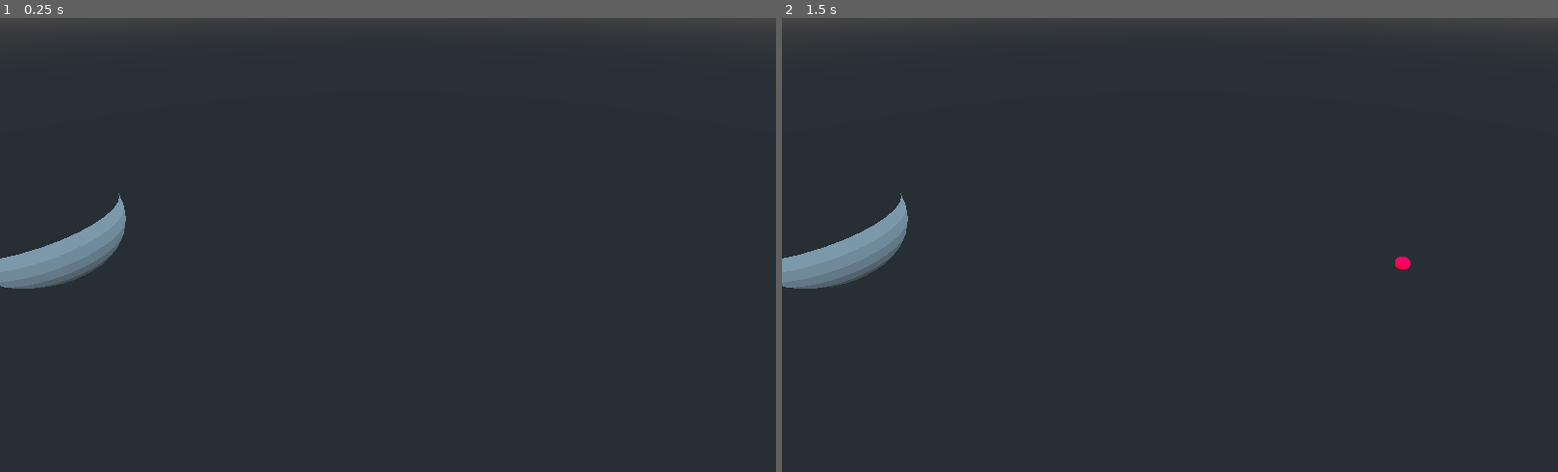
Above: before the commit, frames 1-2 (left to right).
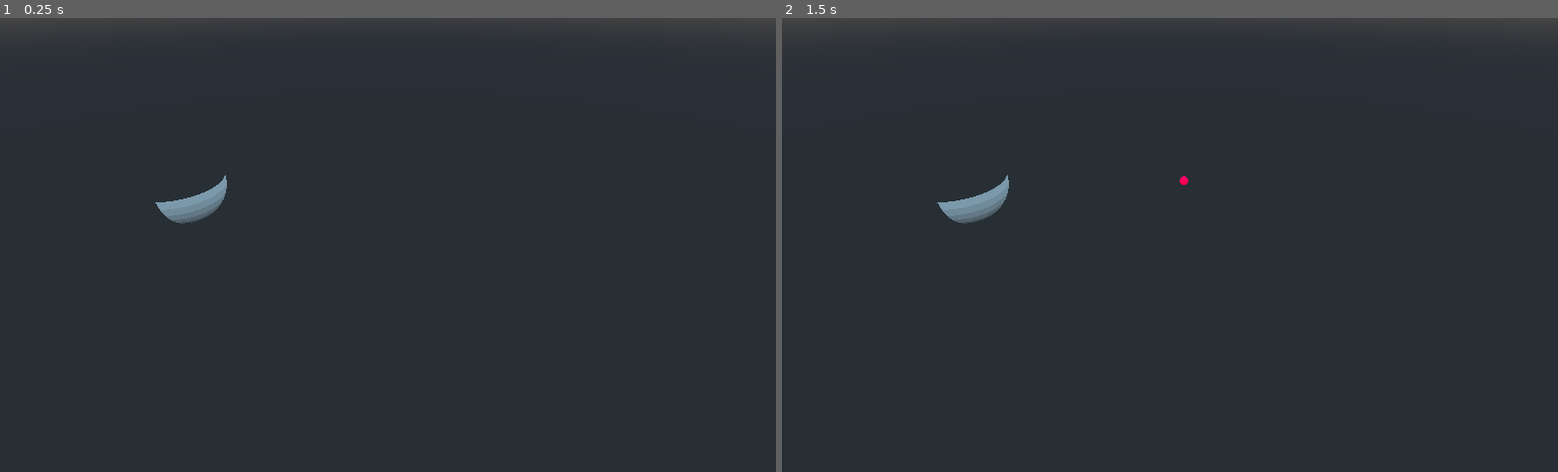
Above: after the commit, the same moments.

Repository: janmagtoast/Godot_Custom_Area_based_CD
Game: Godot game, scene res://Yes.tscn
Same seed, same stepped clock (60 frames per second), same inputs: the game is played once before the commit and once after it.
Inputs:
- Up to frame 1 (0.25 s): no input
- Up to frame 2 (1.5 s): tap Enter (ui_accept) at 0.5, 0.77, 1.25 s

The runs differ from the first frame. In frame 1, 1.9% of the frame differs, in the area x 0-30%, y 34-60%; in frame 2, 1.9%, in the area x 0-81%, y 34-60%.

Commit message:
Doin work

Diff:
--- a/Area.gd
+++ b/Area.gd
@@ -5,14 +5,17 @@
 	if Input.is_action_just_pressed("ui_accept"):
 		_make_readable()
 
+
 func _make_readable():
+	#var world = get_world().direct_space_state
 	var body = self.get_overlapping_bodies()
-	var mdt = MeshDataTool.new()
+
 	for i in body.size():
 		var colShape = body[i].get_child(0)
 		var shape = colShape.get_shape()
 		var pos = colShape.global_transform.origin
 		var rot = colShape.global_transform.basis
+		var colScale = colShape.get_scale()
 
 		var moveDir = Vector3(1,0,0).normalized() #placeholder
 
@@ -22,36 +25,49 @@
 		if shape is ConcavePolygonShape:
 			shape.get_faces()
 
+
 		elif shape is CapsuleShape:
 			rot = rot.z
 			rot = _rot_correcter(rot,moveDir)
 			contactPoint = (rot * shape.get_height()*0.5) + (-moveDir * shape.get_radius()) + pos
 
+
 		elif shape is BoxShape:
-			contactPoint = pos
-			print(shape.get_extents()*0.5)
+			var offset = Vector3(1,1,1).length() * rot.x
+			var ext = shape.get_extents() * colScale
+			print(offset*ext)
+
+			var corners := [Vector3(1,1,1),Vector3(1,1,-1),Vector3(1,-1,1),Vector3(1,-1,-1),Vector3(-1,1,1),Vector3(-1,1,-1),Vector3(-1,-1,1),Vector3(-1,-1,-1)]
+			for b in corners.size():
+				contactPoint = (corners[b]+ offset) * ext
+
 
 		elif shape is SphereShape:
-			contactPoint = -moveDir * shape.get_radius() + pos
+			print(shape.get_radius())
+			contactPoint = -moveDir * shape.get_radius() * colScale.x + pos
 			#fix stuff, check point position ...
+
 
 		elif shape is CylinderShape:
 			rot = rot.y
 			rot = _rot_correcter(rot,moveDir)
-			var replacethisstoopidfunction = -moveDir.rotated(moveDir.cross(rot).normalized(),cos(rot.dot(Vector3.UP)))
-			contactPoint = rot * shape.get_height()*0.5 + replacethisstoopidfunction * shape.get_radius() + pos
+			var cylinderPointFinder = -moveDir.rotated(moveDir.cross(rot).normalized(),cos(rot.dot(Vector3.UP)))
+			contactPoint = rot * shape.get_height()*0.5 + cylinderPointFinder * shape.get_radius() + pos
+
 
 		elif shape is HeightMapShape:
+			#learn about scale and general usage
 			pass
+
 
 		elif shape is ConvexPolygonShape:
 			shape.get_faces()
 
 
+
 		if contactPoint != Vector3():
 			$Pointer.visible = true
 		$Pointer.global_transform.origin = contactPoint
-		#var world = get_world().direct_space_state
 
 
 func _rot_correcter(rot,dir) -> Vector3:
--- a/Yes.tscn
+++ b/Yes.tscn
@@ -48,10 +48,10 @@
 transform = Transform( 1, 0, 0, 0, 1, 0, 0, 0, 1, -4.90646, 0, 0 )
 
 [node name="Camera" type="Camera" parent="."]
-transform = Transform( 1, 0, 0, 0, 0.789962, 0.613155, 0, -0.613155, 0.789962, 0, 2.43036, 3.78443 )
+transform = Transform( 1, 0, 0, 0, 0.789962, 0.613155, 0, -0.613155, 0.789962, 0, 3.48244, 6.95015 )
 
 [node name="StaticBody" type="StaticBody" parent="."]
-transform = Transform( 0.678761, -0.432402, 0.593559, 0.537285, 0.843401, 1.60123e-08, -0.500609, 0.31891, 0.80479, 3.59057, -0.860432, 0 )
+transform = Transform( 0.91756, -0.397596, 0, 0.397596, 0.91756, 0, 0, 0, 1, 7.86168, 0, 0 )
 
 [node name="CollisionShape" type="CollisionShape" parent="StaticBody"]
 shape = SubResource( 2 )
@@ -64,14 +64,13 @@
 shape = SubResource( 7 )
 
 [node name="StaticBody3" type="StaticBody" parent="."]
-transform = Transform( 1, 0, 0, 0, 1, 0, 0, 0, 1, 14.2413, 0, 0 )
+transform = Transform( 1, 0, 0, 0, 1, 0, 0, 0, 1, 1.32809, 0, 0 )
 
 [node name="CollisionShape" type="CollisionShape" parent="StaticBody3"]
-transform = Transform( 1, 0, 0, 0, 1, 0, 0, 0, 1, 0, 0, 0 )
 shape = SubResource( 8 )
 
 [node name="StaticBody4" type="StaticBody" parent="."]
-transform = Transform( 1, 0, 0, 0, 1, 0, 0, 0, 1, 18.4381, 0, 0 )
+transform = Transform( 1, 0, 0, 0, 1, 0, 0, 0, 1, -10.7446, 0, 0 )
 
 [node name="CollisionShape" type="CollisionShape" parent="StaticBody4"]
 shape = SubResource( 9 )
